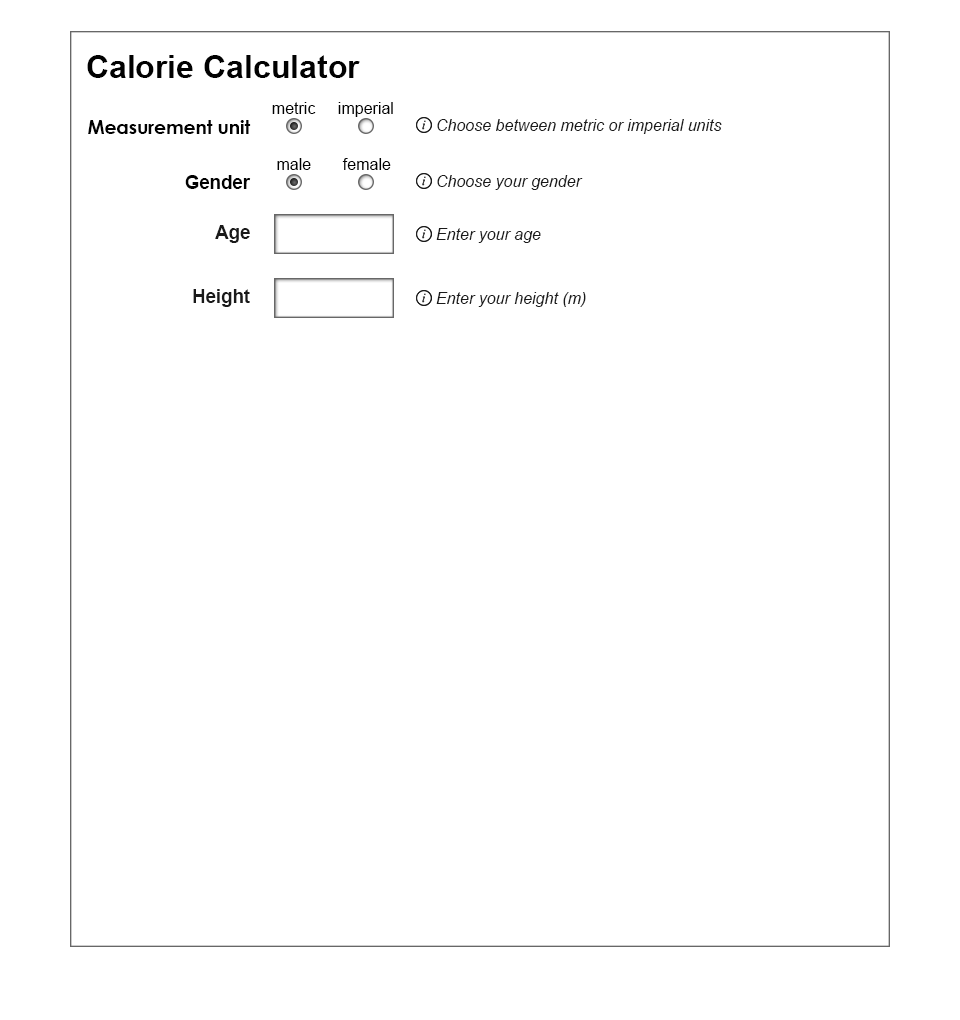
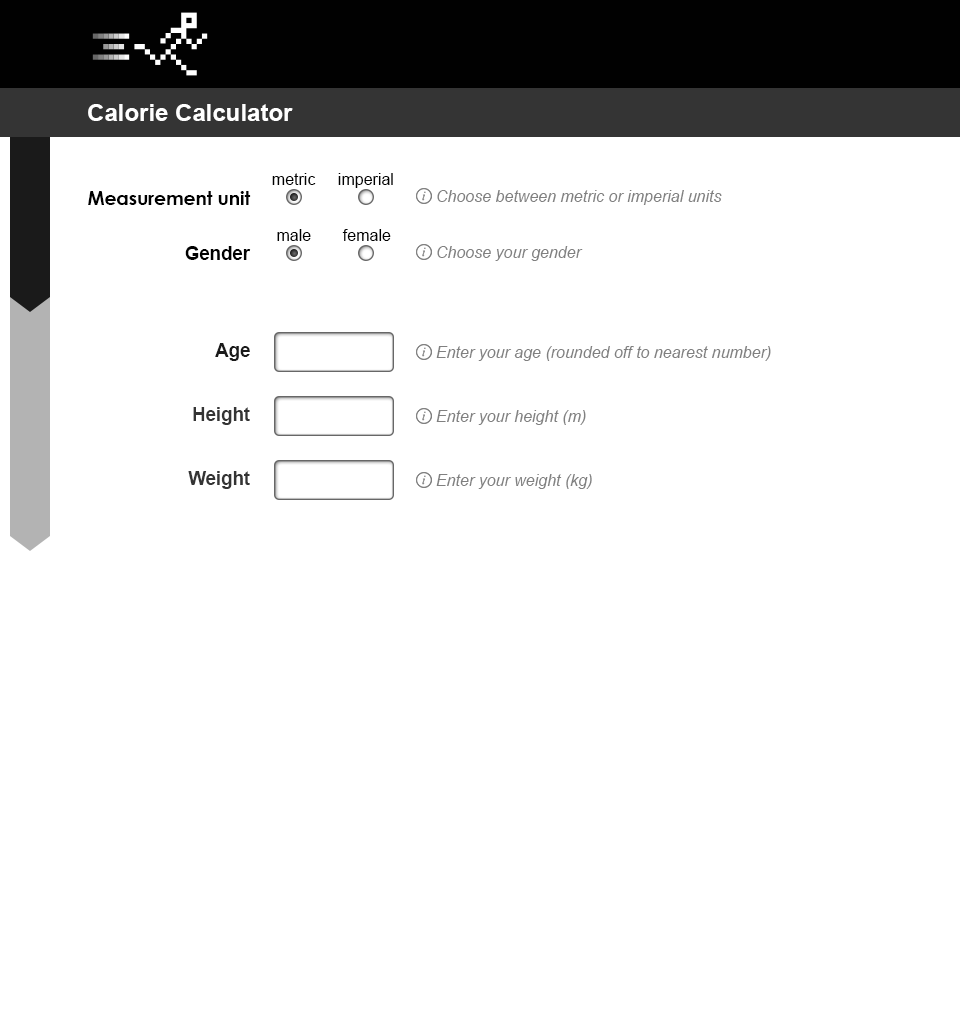
Two versions of the same layered image (960x1020). Layer-by-layer changes:
added group "sectionSettings" with 25 layers in group "content" over left=10, top=137, right=722, bottom=312
moved "gender" into group "sectionSettings" over left=185, top=158, right=583, bottom=261
moved "measurementUnit" into group "sectionSettings" over left=88, top=102, right=722, bottom=205
painted on "Choose between metric or imperial units" over left=437, top=119, right=722, bottom=205
added group "sectionPersonalInformation" with 19 layers in group "content" over left=10, top=296, right=771, bottom=551
added group "weight" with 5 layers in group "sectionPersonalInformation" over left=188, top=460, right=592, bottom=500
renamed "age copy" to "height", moved it into group "sectionPersonalInformation" over left=193, top=278, right=586, bottom=436
painted on "Enter your height (m)" over left=436, top=292, right=586, bottom=425
painted on "textField" (2nd of 3, in "content" › "sectionPersonalInformation" › "height") over left=274, top=278, right=394, bottom=436
moved "age" into group "sectionPersonalInformation" over left=215, top=214, right=771, bottom=372
renamed "Enter your age" to "Enter your age (rounded off to nearest number)", painted on it over left=436, top=228, right=771, bottom=361
painted on "textField" (3rd of 3, in "content" › "sectionPersonalInformation" › "age") over left=274, top=214, right=394, bottom=372
added group "title" with 2 layers in group "content" over left=0, top=88, right=960, bottom=137
added layer "background" (1st of 3, in "content" › "title") in group "title" over left=0, top=88, right=960, bottom=137
removed layer "backgroundBorder" over left=70, top=31, right=890, bottom=947
added group "brandLogo" with 24 layers in group "header" over left=70, top=0, right=230, bottom=88
added layer "background" (3rd of 3, in "header") in group "header" over left=0, top=0, right=960, bottom=88
…and 52 more changes (32 added, 6 moved_by, 14 painted, 1 visibility)
